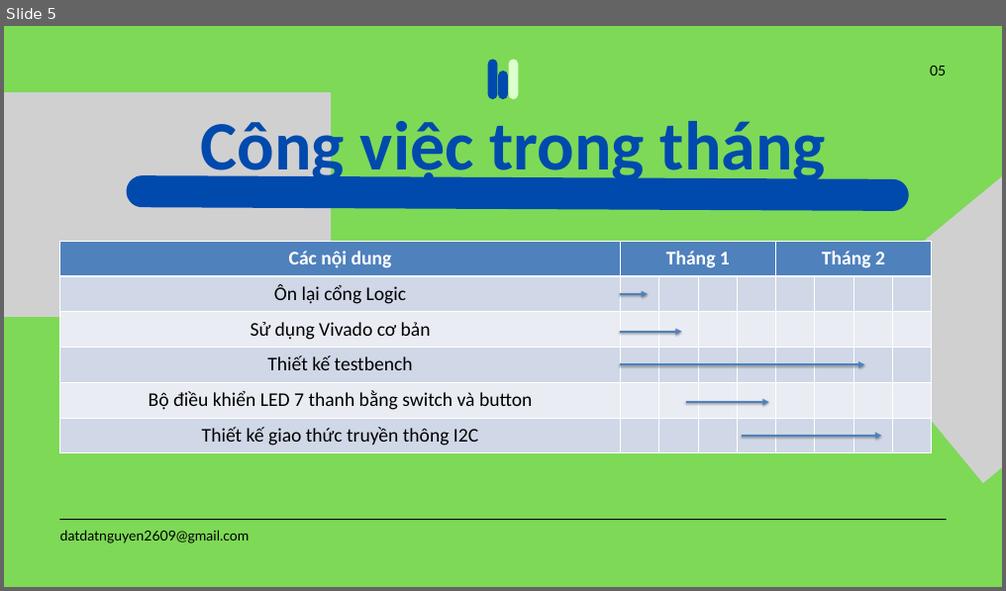
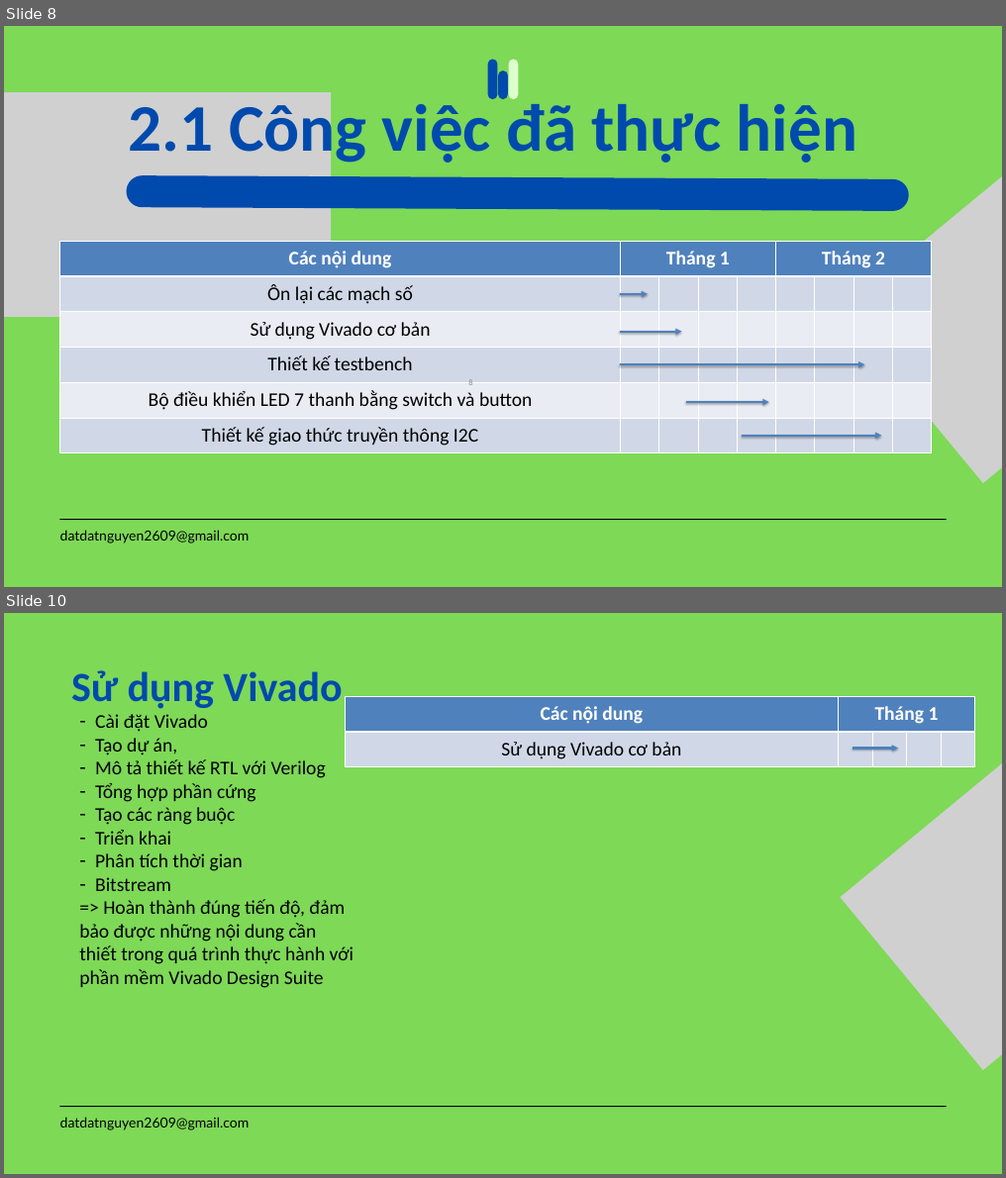
Before and after one commit to datdatnguyen2609/jit_intern, a slide deck: report/monthly_report/first_month_intern_report_nguyenthanhdat.pptx. Shown one above the other, each under a label of ours: slide 5 before the commit, slides 8 and 10 after it; the slides between them are not shown. The pictures are 1006x591 and 1006x1178 pixels, drawn with LibreOffice and Linux fonts; fonts in the diff are those of the drawing; grey boxes stand for pictures. Boxes give left, top, right and bottom in pixels: in the first picture for what was removed or moved away, otherwise in the second. Text is boxed around its words. In the diff, an @@ line names an element or a change of style, - is before the commit and + after.

```diff
--- a/report/monthly_report/first_month_intern_report_nguyenthanhdat.pptx
+++ b/report/monthly_report/first_month_intern_report_nguyenthanhdat.pptx
@@ slide 10 added at (4,613,1002,1174), background #7ED957 @@
@@ text added at (71,670,342,709), 60 pt, text #004AAD, bold @@
+Sử dụng Vivado
@@ picture added at (840,655,1002,1070) @@
@@ table added at (345,696,975,766), 2 rows, 5 columns @@
+Các nội dung | Tháng 1 |  |  | 
+Sử dụng Vivado cơ bản |  |  |  | 
@@ text added at (79,714,353,988), 28 pt, text #000000 @@
+– Cài đặt Vivado
+– Tạo dự án,
+– Mô tả thiết kế RTL với Verilog
+– Tổng hợp phần cứng
+– Tạo các ràng buộc
+– Triển khai
+– Phân tích thời gian
+– Bitstream
+=> Hoàn thành đúng tiến độ, đảm bảo được những nội dung cần thiết trong quá trình thực hành với phần mềm Vivado Design Suite
@@ arrow added from (852, 749) to (898, 749), #4F81BD 3 pt @@
@@ line added from (59, 1106) to (946, 1106), #000000 1.5 pt @@
@@ text added at (60,1117,250,1131), 20 pt, text #000000 @@
+datdatnguyen2609@gmail.com
@@ what was slide 5 is now slide 8 @@
@@ slide 8 changed as well @@
@@ text removed at (930,66,945,76) @@
-05
@@ text at (129,96,857,168): text changed; size 100 to 96 pt @@
-Công việc trong tháng
+2.1 Công việc đã thực hiện
@@ table at (59,241,931,453) @@
-row 2, column 1: Ôn lại cổng Logic
+row 2, column 1: Ôn lại các mạch số
@@ page number added at (468,379,472,385), 12 pt, text #8C8C8C @@
+8
```
Also in this commit, not shown: 9 other slides changed, 10 other slides added, 4 slides removed, 4 other files.
